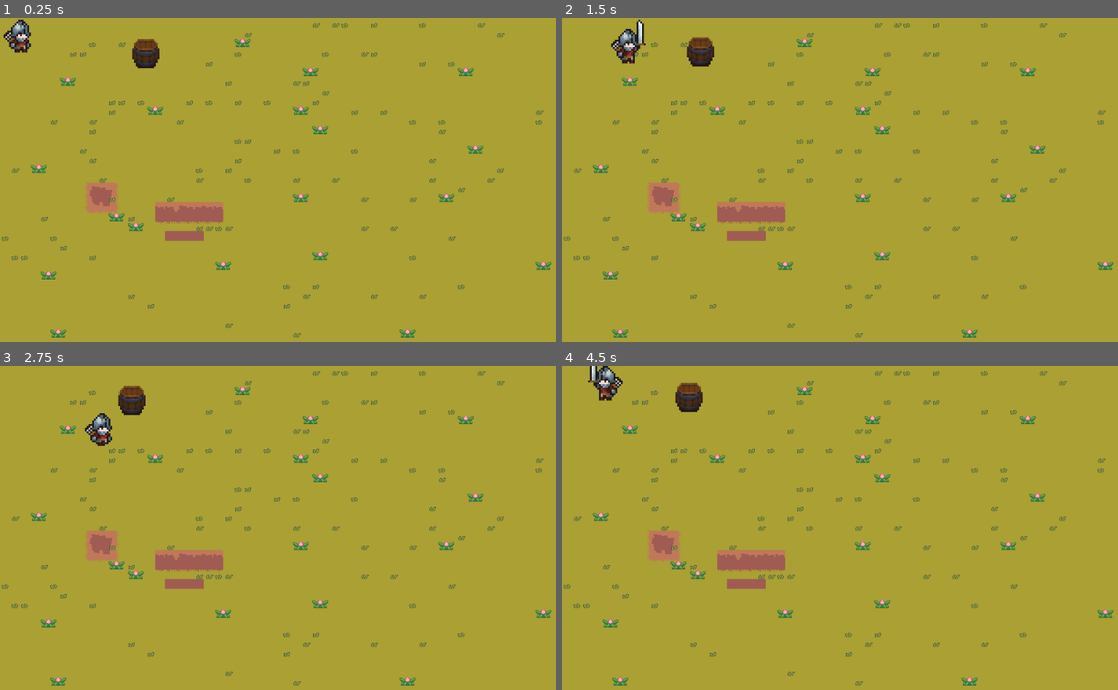
Above: before the commit, frames 1-4 (two rows, left to right).
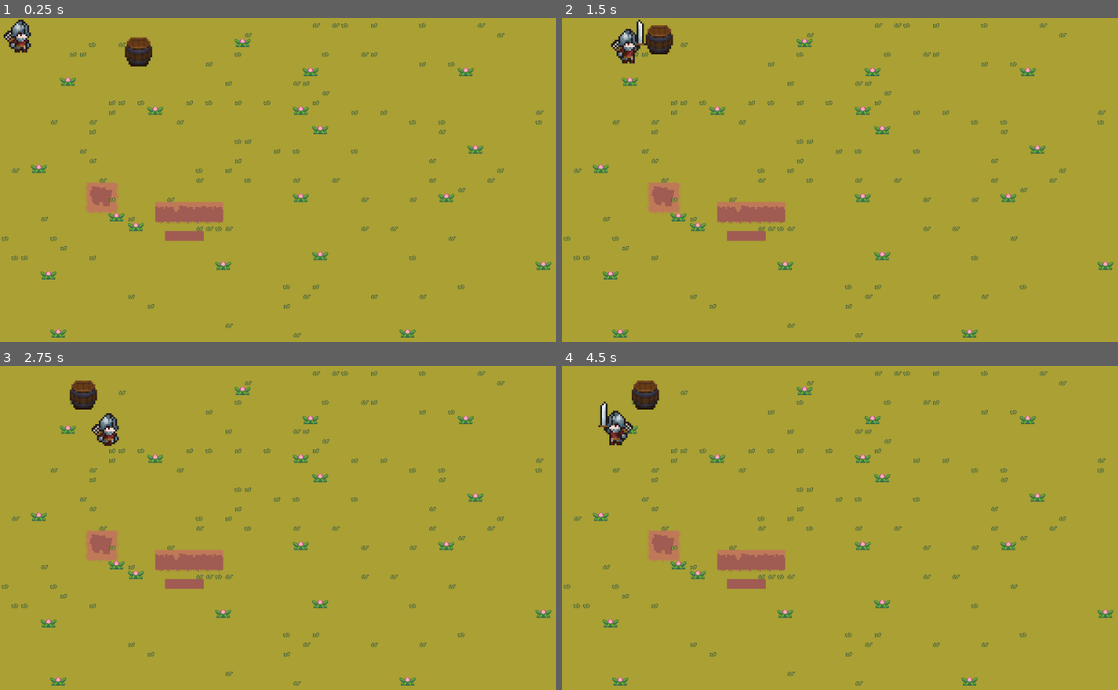
Above: after the commit, the same moments.

Repository: capt-jack00/GameOff2025
Game: Godot game, scene res://scenes/world.tscn
Two runs of this game, one before a commit and one after it. Both use one fixed random seed, a clock stepped at 60 frames per second and the inputs below.
Inputs (mouse positions are in pixels of both pictures, inside the frame that each line leads up to):
- Up to frame 1 (0.25 s): no input
- Up to frame 2 (1.5 s): move the mouse to (979, 163) at 0.52 s; hold D (move_right) 0.53-1.28 s; click (979, 163) at 0.6 s; move the mouse to (734, 196) at 1.27 s; hold S (move_down) from 1.28 s (still down); click (734, 196) at 1.35 s
- Up to frame 3 (2.75 s): move the mouse to (350, 456) at 2.02 s; release S (move_down) at 2.03 s; hold D (move_right) from 2.03 s (still down); click (350, 456) at 2.1 s
- Up to frame 4 (4.5 s): move the mouse to (823, 596) at 2.77 s; release D (move_right) at 2.78 s; hold W (move_up) 2.78-3.53 s; click (823, 596) at 2.85 s; move the mouse to (1029, 579) at 3.52 s; hold A (move_left) from 3.53 s (still down); click (1029, 579) at 3.6 s; move the mouse to (678, 479) at 4.27 s; click (678, 479) at 4.35 s

The runs differ from the first frame. In frame 1, 0.4% of the frame differs, in the area x 22-29%, y 5-16%; in frame 2, 0.8%; in frame 3, 1.2%; in frame 4, 1.7%, in the area x 4-26%, y 0-25%.

Commit message:
Fixed barrel sticking to player

Diff:
--- a/scripts/barrel.gd
+++ b/scripts/barrel.gd
@@ -2,7 +2,7 @@
 var health = 30
 var isAlive = true
 var alreadyTakenDamage = false	#flag to prevent player from dealing damage 2 times to an object in single attack
-var speed = 10
+var speed = 1
 @onready var target = get_tree().get_first_node_in_group("player")
 
 # QUICKNOTE: We can't really use collision for enemies because when collision is applied then
@@ -16,10 +16,11 @@
 		alreadyTakenDamage = false
 
 	if is_instance_valid(target):
-		var dir = (target.global_position - global_position).normalized()
-		velocity = dir * speed
-		move_and_slide()
-
+		var direction = (target.global_position - global_position).normalized()
+		velocity = direction * speed
+		position += velocity	#move barrel
+		if move_and_collide(velocity, true):	#checks only if collision between barrel and player occured
+			position -= velocity		#without it barrel will move player
 
 func take_damage(amount):
 	if isAlive && !alreadyTakenDamage:
